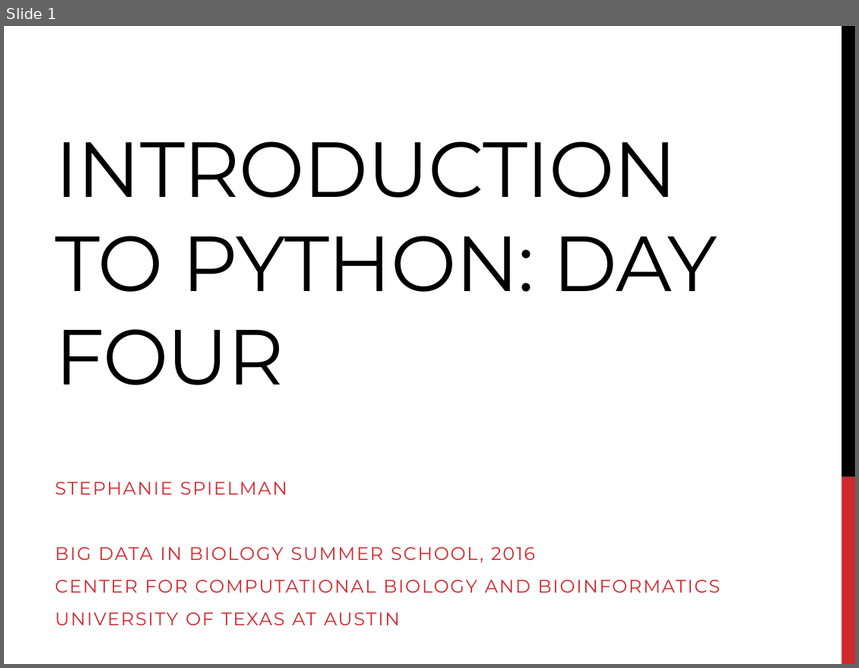
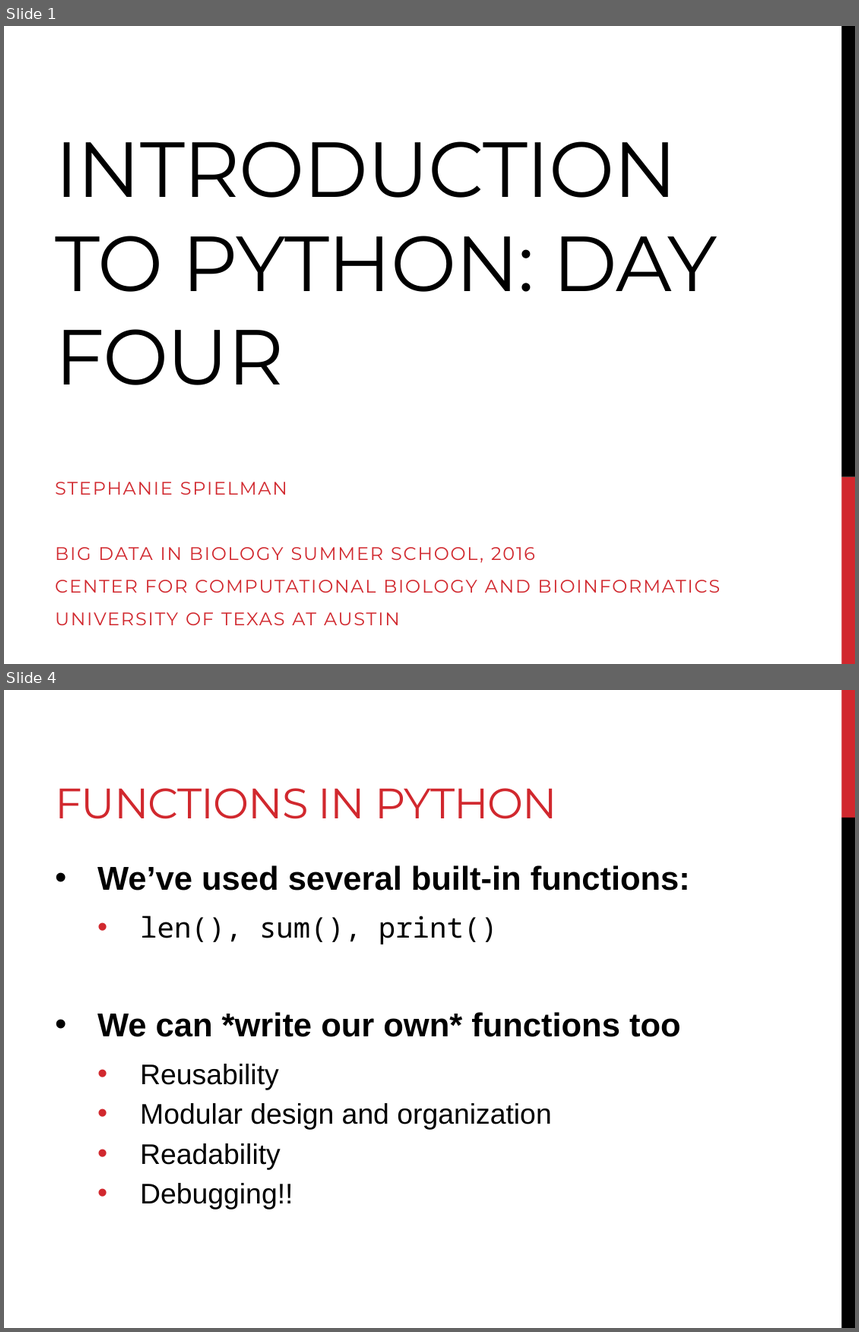
Before and after one commit to sjspielman/bdib2016_python, a slide deck: files/day4_materials/slides_day4.pptx. Shown one above the other, each under a label of ours: slide 1 before the commit, slides 1 and 4 after it; the slides between them are not shown. The pictures are 859x668 and 859x1332 pixels, drawn with LibreOffice and Linux fonts; fonts in the diff are those of the drawing. Boxes give left, top, right and bottom in pixels: in the first picture for what was removed or moved away, otherwise in the second. Text is boxed around its words. In the diff, an @@ line names an element or a change of style, - is before the commit and + after.

```diff
--- a/files/day4_materials/slides_day4.pptx
+++ b/files/day4_materials/slides_day4.pptx
@@ slide 4 added at bbox=[4, 690, 855, 1328], background #FFFFFF @@
@@ rectangle added at bbox=[842, 690, 855, 818], fill #D1282E @@
@@ title added at bbox=[55, 788, 557, 819], 36 pt, text #D1282E @@
+FUNCTIONS IN PYTHON
@@ rectangle added at bbox=[842, 818, 855, 1328], fill #000000 @@
@@ text added at bbox=[97, 866, 690, 1210], 24 pt, text #000000 @@
+• We’ve used several built-in functions:
+  • len(), sum(), print()
+• We can *write our own* functions too
+  • Reusability
+  • Modular design and organization
+  • Readability
+  • Debugging!!
```
Also in this commit, not shown: 14 other slides added, 23 other files.
